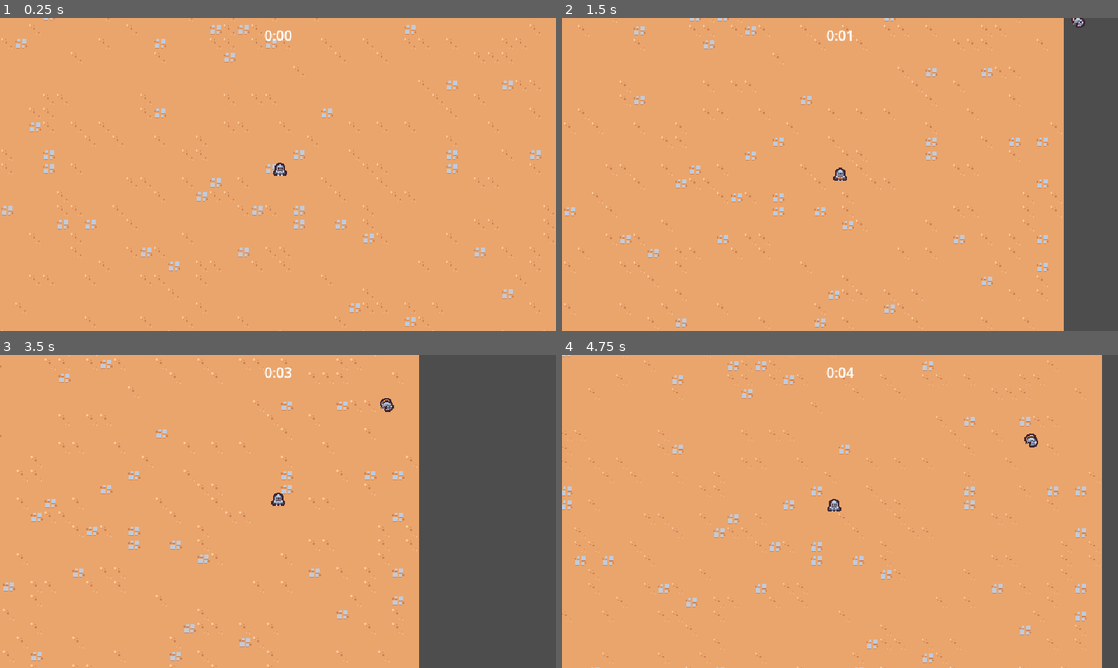
Above: before the commit, frames 1-4 (two rows, left to right).
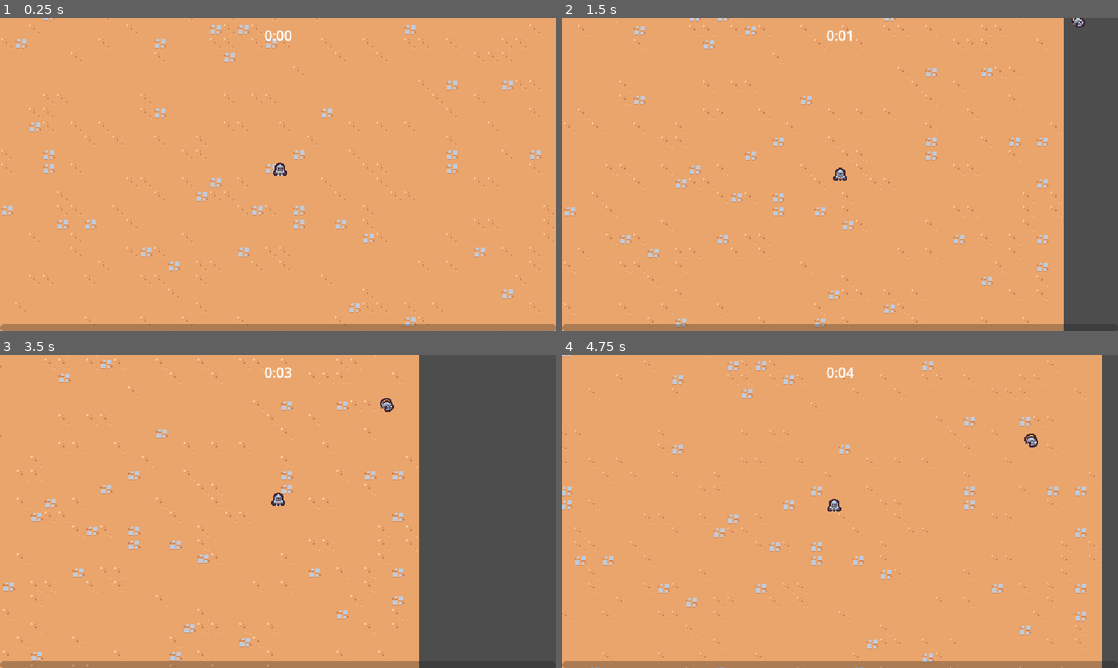
Above: after the commit, the same moments.

Repository: ToraSpaceLab/Survivors
Game: Godot game, scene res://scenes/main/main.tscn
Same seed, same stepped clock (60 frames per second), same inputs: the game is played once before the commit and once after it.
Inputs:
- Up to frame 1 (0.25 s): no input
- Up to frame 2 (1.5 s): hold D (move_right) 0.53-1.28 s; hold S (move_down) from 1.28 s (still down)
- Up to frame 3 (3.5 s): release S (move_down) at 2.03 s; hold D (move_right) 2.03-2.78 s; hold W (move_up) from 2.78 s (still down)
- Up to frame 4 (4.75 s): release W (move_up) at 3.53 s; hold A (move_left) from 3.53 s (still down)

The runs differ from the first frame. In frame 1, 2.2% of the frame differs, in the area x 0-100%, y 97-100%; in frame 2, 2.0%; in frame 3, 1.7%; in frame 4, 2.2%.

Commit message:
Creating an experience bar

Diff:
--- /dev/null
+++ b/scenes/UI/experience_bar.gd
@@ -0,0 +1,17 @@
+extends CanvasLayer
+
+@export var experience_manager: ExperienceManager
+@onready var progress_bar = $MarginContainer/ProgressBar
+
+
+func _ready() -> void:
+	progress_bar.value = 0
+	experience_manager.experience_updated.connect(on_experience_updated)
+
+
+func on_experience_updated(current_experience: float, target_experience: float):
+	if target_experience == 0:
+		return
+
+	var percent = current_experience / target_experience
+	progress_bar.value = percent
--- /dev/null
+++ b/scenes/UI/experience_bar.tscn
@@ -0,0 +1,23 @@
+[gd_scene load_steps=2 format=3 uid="uid://pwjnvelec5bp"]
+
+[ext_resource type="Script" path="res://scenes/ui/experience_bar.gd" id="1_dntgc"]
+
+[node name="ExperienceBar" type="CanvasLayer"]
+script = ExtResource("1_dntgc")
+
+[node name="MarginContainer" type="MarginContainer" parent="."]
+anchors_preset = 15
+anchor_right = 1.0
+anchor_bottom = 1.0
+grow_horizontal = 2
+grow_vertical = 2
+mouse_filter = 2
+
+[node name="ProgressBar" type="ProgressBar" parent="MarginContainer"]
+custom_minimum_size = Vector2(0, 8)
+layout_mode = 2
+size_flags_vertical = 8
+mouse_filter = 2
+max_value = 1.0
+value = 0.5
+show_percentage = false
--- a/scenes/main/main.tscn
+++ b/scenes/main/main.tscn
@@ -1,10 +1,11 @@
-[gd_scene load_steps=8 format=4 uid="uid://dlago4n3hu345"]
+[gd_scene load_steps=9 format=4 uid="uid://dlago4n3hu345"]
 
 [ext_resource type="PackedScene" uid="uid://157u8i2fen34" path="res://scenes/game_object/game_camera/game_camera.tscn" id="1_7xqpk"]
 [ext_resource type="TileSet" uid="uid://c65unnjyof4ru" path="res://resources/tileset.tres" id="1_bh6di"]
 [ext_resource type="PackedScene" uid="uid://c75y2vfdpd7vd" path="res://scenes/ui/arena_time_ui.tscn" id="1_mtiy5"]
 [ext_resource type="PackedScene" uid="uid://fkuwipubfhgf" path="res://scenes/manager/enemy_manager.tscn" id="1_s4oud"]
 [ext_resource type="PackedScene" uid="uid://8ejylbqrb6kd" path="res://scenes/game_object/player/player.tscn" id="1_ty46k"]
+[ext_resource type="PackedScene" uid="uid://pwjnvelec5bp" path="res://scenes/ui/experience_bar.tscn" id="2_1f6oc"]
 [ext_resource type="PackedScene" uid="uid://cexp3pr866ap4" path="res://scenes/manager/arena_time_manager.tscn" id="2_fwei2"]
 [ext_resource type="PackedScene" uid="uid://eudtcqsh0d4i" path="res://scenes/manager/experience_manager.tscn" id="4_31f2m"]
 
@@ -12,6 +13,9 @@
 
 [node name="ArenaTimeUI" parent="." node_paths=PackedStringArray("arena_time_manager") instance=ExtResource("1_mtiy5")]
 arena_time_manager = NodePath("../ArenaTimeManager")
+
+[node name="ExperienceBar" parent="." node_paths=PackedStringArray("experience_manager") instance=ExtResource("2_1f6oc")]
+experience_manager = NodePath("../ExperienceManager")
 
 [node name="ArenaTimeManager" parent="." instance=ExtResource("2_fwei2")]
 
--- a/scenes/manager/experience_manager.gd
+++ b/scenes/manager/experience_manager.gd
@@ -1,6 +1,13 @@
 extends Node
+class_name ExperienceManager
+
+signal experience_updated(current_experience: float, target_experience: float)
+
+const TARGET_EXPERIENCE_GROWTH = 5
 
 var current_experience = 0
+var current_level = 1
+var target_experience = 5
 
 
 func _ready():
@@ -8,8 +15,13 @@
 
 
 func increment_experience(number: float):
-	current_experience += number
-	print(current_experience)
+	current_experience = min(current_experience + number, target_experience)
+	experience_updated.emit(current_experience, target_experience)
+	if current_experience == target_experience:
+		current_level += 1
+		target_experience += TARGET_EXPERIENCE_GROWTH
+		current_experience = 0
+		experience_updated.emit(current_experience, target_experience)
 
 
 func on_experience_vial_collected(number: float):
